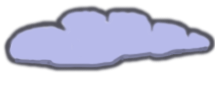
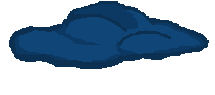
Layer changes from the first 215 x 95 image to the second:
painted on "Nuage" over (2, 1, 215, 73)
